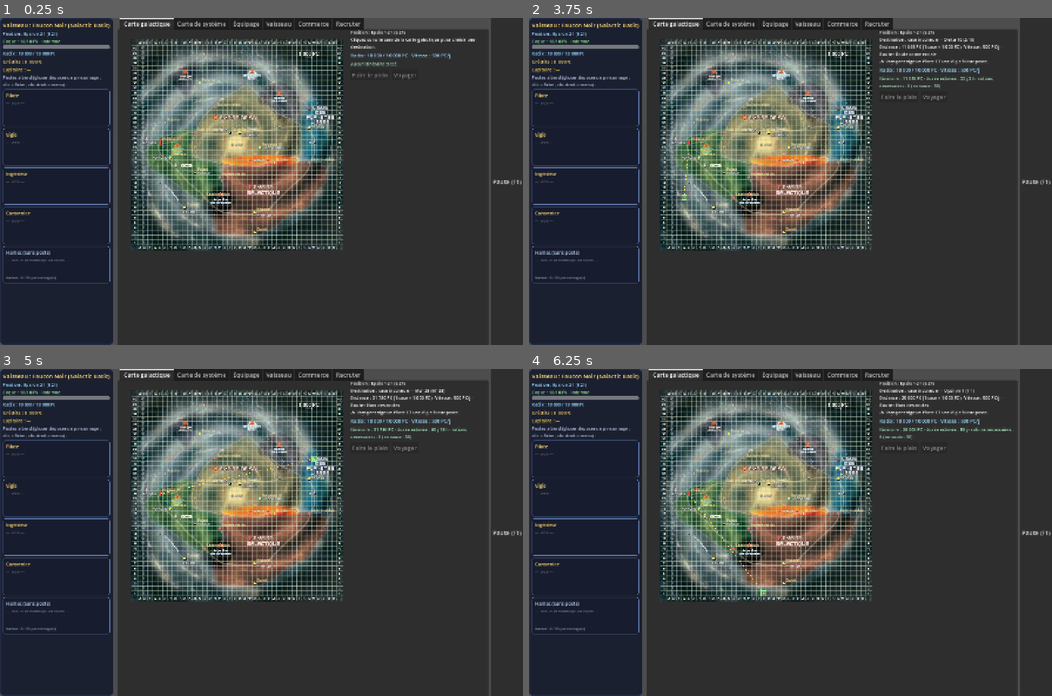
Above: before the commit, frames 1-4 (two rows, left to right).
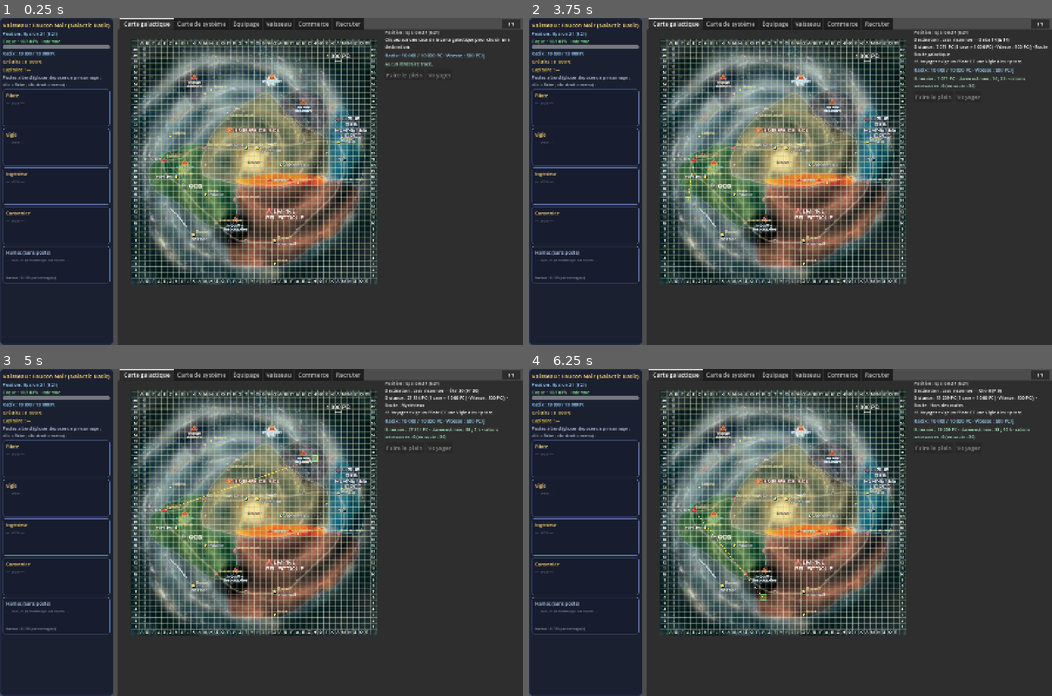
Above: after the commit, the same moments.

Repository: demicercle/space-western
Game: Godot game, scene res://main.tscn
The game is run twice, just before and just after one commit, with the same random seed, the same clock (stepped at 60 frames per second) and the same inputs.
Inputs (mouse positions are in pixels of both pictures, inside the frame that each line leads up to):
- Up to frame 1 (0.25 s): no input
- Up to frame 2 (3.75 s): click "Pause (F1)" (after the commit: "F1") at 0.5 s; click "Pause (F1)" (after the commit: "F1") at 1.25 s; click "Pause (F1)" (after the commit: "F1") at 2 s; drag from (759, 188) to (842, 109) at 2.77 s; drag from (685, 197) to (764, 246) at 3.52 s
- Up to frame 3 (5 s): move the mouse to (313, 460) at 4.27 s; tap 9 at 4.35 s; click (313, 460) at 4.42 s
- Up to frame 4 (6.25 s): drag from (764, 597) to (633, 483) at 5.02 s; move the mouse to (947, 581) at 5.77 s; tap 1 at 5.85 s; click (947, 581) at 5.92 s

The runs differ from the first frame. In frame 1, 29% of the frame differs, in the area x 25-100%, y 0-100%; in frame 2, 30%; in frame 3, 30%; in frame 4, 30%.

Commit message:
déplacement du bouton Pause

Diff:
--- a/main.tscn
+++ b/main.tscn
@@ -11,56 +11,77 @@
 grow_vertical = 2
 script = ExtResource("1_main")
 
-[node name="HSplit" type="HSplitContainer" parent="."]
+[node name="HSplit" type="HSplitContainer" parent="." unique_id=1086465181]
 layout_mode = 1
 anchors_preset = 15
 anchor_right = 1.0
 anchor_bottom = 1.0
 grow_horizontal = 2
 grow_vertical = 2
+split_offsets = PackedInt32Array(300)
 split_offset = 300
 
-[node name="LeftPanel" type="PanelContainer" parent="HSplit"]
+[node name="LeftPanel" type="PanelContainer" parent="HSplit" unique_id=1764852422]
 unique_name_in_owner = true
+custom_minimum_size = Vector2(300, 0)
 layout_mode = 2
-custom_minimum_size = Vector2(300, 0)
 
-[node name="LeftVBox" type="VBoxContainer" parent="HSplit/LeftPanel"]
+[node name="LeftVBox" type="VBoxContainer" parent="HSplit/LeftPanel" unique_id=419560403]
 unique_name_in_owner = true
 layout_mode = 2
 
-[node name="RightVBox" type="VBoxContainer" parent="HSplit"]
+[node name="RightVBox" type="VBoxContainer" parent="HSplit" unique_id=358238205]
 layout_mode = 2
 
-[node name="TopBar" type="HBoxContainer" parent="HSplit/RightVBox"]
+[node name="TopBar" type="HBoxContainer" parent="HSplit/RightVBox" unique_id=738947115]
 layout_mode = 2
 size_flags_vertical = 3
 theme_override_constants/separation = 8
 
-[node name="Tabs" type="TabContainer" parent="HSplit/RightVBox/TopBar"]
+[node name="Tabs" type="TabContainer" parent="HSplit/RightVBox/TopBar" unique_id=693298599]
 unique_name_in_owner = true
 layout_mode = 2
 size_flags_horizontal = 3
+current_tab = 0
 
-[node name="PauseButton" type="Button" parent="HSplit/RightVBox/TopBar"]
+[node name="TabGalaxie" type="Control" parent="HSplit/RightVBox/TopBar/Tabs" unique_id=1046330976]
+layout_mode = 2
+metadata/_tab_index = 0
+
+[node name="TabSysteme" type="Control" parent="HSplit/RightVBox/TopBar/Tabs" unique_id=1641602498]
+visible = false
+layout_mode = 2
+metadata/_tab_index = 1
+
+[node name="TabEquipage" type="Control" parent="HSplit/RightVBox/TopBar/Tabs" unique_id=1352252322]
+visible = false
+layout_mode = 2
+metadata/_tab_index = 2
+
+[node name="TabVaisseau" type="Control" parent="HSplit/RightVBox/TopBar/Tabs" unique_id=954161746]
+visible = false
+layout_mode = 2
+metadata/_tab_index = 3
+
+[node name="TabCommerce" type="Control" parent="HSplit/RightVBox/TopBar/Tabs" unique_id=480138062]
+visible = false
+layout_mode = 2
+metadata/_tab_index = 4
+
+[node name="TabRecruter" type="Control" parent="HSplit/RightVBox/TopBar/Tabs" unique_id=374396623]
+visible = false
+layout_mode = 2
+metadata/_tab_index = 5
+
+[node name="PauseButton" type="Button" parent="." unique_id=1340052009]
 unique_name_in_owner = true
-layout_mode = 2
-text = "Pause (F1)"
-
-[node name="TabGalaxie" type="Control" parent="HSplit/RightVBox/TopBar/Tabs"]
-layout_mode = 2
-
-[node name="TabSysteme" type="Control" parent="HSplit/RightVBox/TopBar/Tabs"]
-layout_mode = 2
-
-[node name="TabEquipage" type="Control" parent="HSplit/RightVBox/TopBar/Tabs"]
-layout_mode = 2
-
-[node name="TabVaisseau" type="Control" parent="HSplit/RightVBox/TopBar/Tabs"]
-layout_mode = 2
-
-[node name="TabCommerce" type="Control" parent="HSplit/RightVBox/TopBar/Tabs"]
-layout_mode = 2
-
-[node name="TabRecruter" type="Control" parent="HSplit/RightVBox/TopBar/Tabs"]
-layout_mode = 2
+layout_mode = 1
+anchors_preset = 1
+anchor_left = 1.0
+anchor_right = 1.0
+offset_left = -64.0
+offset_bottom = 32.0
+grow_horizontal = 0
+scale = Vector2(0.8, 0.8)
+pivot_offset = Vector2(32, 16)
+text = "F1"
Not shown: 1 places in main.tscn that only renumber resources
